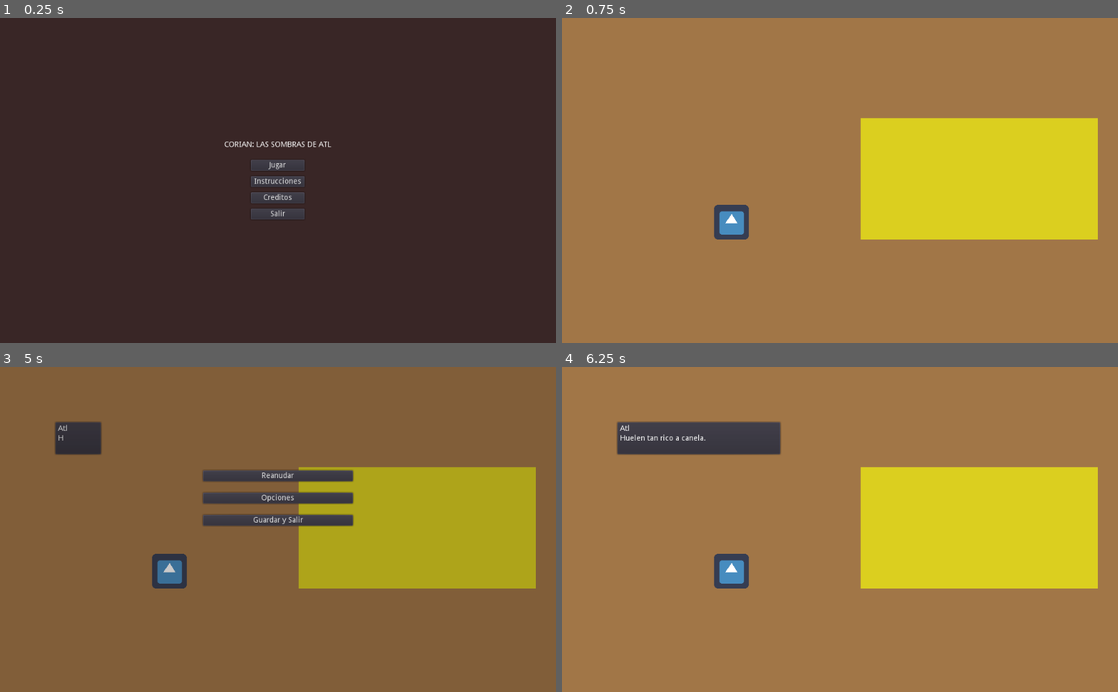
Above: before the commit, frames 1-4 (two rows, left to right).
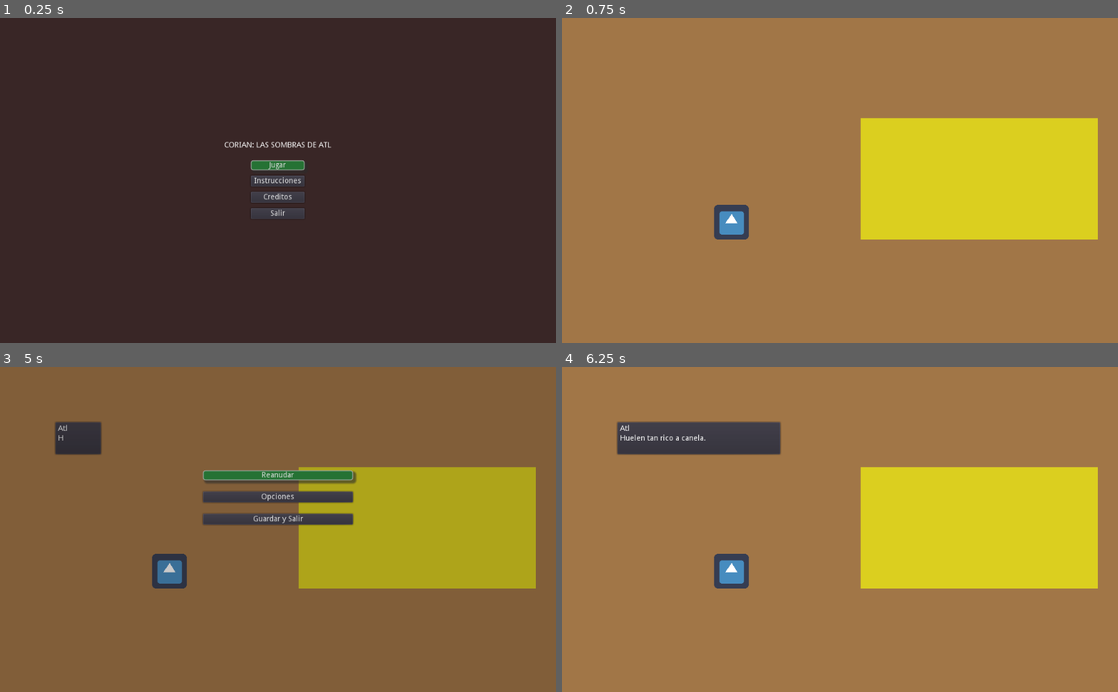
Above: after the commit, the same moments.

Repository: Riudux/Corian-Las-sombras-de-Atl
Game: Godot game, scene res://MenuInicio.tscn
Two runs of this game, one before a commit and one after it. Both use one fixed random seed, a clock stepped at 60 frames per second and the inputs below. The engine's default icon, where the game draws it, is replaced by a stand-in: a white triangle on a blue panel in a dark square.
Inputs (mouse positions are in pixels of both pictures, inside the frame that each line leads up to):
- Up to frame 1 (0.25 s): no input
- Up to frame 2 (0.75 s): click "Jugar" at 0.5 s
- Up to frame 3 (5 s): tap Enter at 1.25 s; move the mouse to (417, 529) at 1.27 s; click (417, 529) at 1.42 s; move the mouse to (166, 545) at 2.02 s; click (166, 545) at 2.17 s; move the mouse to (333, 458) at 2.77 s; click (333, 458) at 2.92 s; move the mouse to (250, 594) at 3.52 s; click (250, 594) at 3.67 s; move the mouse to (444, 578) at 4.27 s; click (444, 578) at 4.42 s; tap Escape (ui_cancel) at 4.9 s
- Up to frame 4 (6.25 s): click "Reanudar" at 5 s; move the mouse to (673, 480) at 5.77 s; click (673, 480) at 5.92 s

The runs differ from the first frame. In frame 1, 0.6% of the frame differs, in the area x 40-60%, y 38-62%; in frame 2, nothing differs; in frame 3, 1.8%, in the area x 36-65%, y 31-50%; in frame 4, nothing differs.

Commit message:
tema btn main
se le asigna un formato a los botones principales mediante tema_interfaz.tree
para poder modificarlo universalmente

Diff:
--- a/MenuInicio.tscn
+++ b/MenuInicio.tscn
@@ -1,6 +1,7 @@
-[gd_scene load_steps=2 format=2]
+[gd_scene load_steps=3 format=2]
 
 [ext_resource path="res://MenuInicio.gd" type="Script" id=1]
+[ext_resource path="res://ui/tema_interfaz.tres" type="Theme" id=2]
 
 [node name="MenuInicio" type="Control"]
 anchor_right = 1.0
@@ -23,9 +24,9 @@
 
 [node name="ContenidoCenter" type="VBoxContainer" parent="CanvasLayer/ContenedorPrincipal"]
 margin_left = 413.0
-margin_top = 227.0
+margin_top = 228.0
 margin_right = 610.0
-margin_bottom = 372.0
+margin_bottom = 371.0
 size_flags_horizontal = 4
 size_flags_vertical = 4
 size_flags_stretch_ratio = 0.0
@@ -46,32 +47,33 @@
 margin_left = 49.0
 margin_top = 35.0
 margin_right = 148.0
-margin_bottom = 145.0
+margin_bottom = 143.0
 size_flags_horizontal = 4
 custom_constants/separation = 10
 alignment = 1
 
 [node name="BtnJugar" type="Button" parent="CanvasLayer/ContenedorPrincipal/ContenidoCenter/BotonesContenedor"]
 margin_right = 99.0
-margin_bottom = 20.0
+margin_bottom = 18.0
+theme = ExtResource( 2 )
 text = "Jugar"
 
 [node name="BtnInstrucciones" type="Button" parent="CanvasLayer/ContenedorPrincipal/ContenidoCenter/BotonesContenedor"]
-margin_top = 30.0
+margin_top = 28.0
 margin_right = 99.0
-margin_bottom = 50.0
+margin_bottom = 48.0
 text = "Instrucciones"
 
 [node name="BtnCreditos" type="Button" parent="CanvasLayer/ContenedorPrincipal/ContenidoCenter/BotonesContenedor"]
-margin_top = 60.0
+margin_top = 58.0
 margin_right = 99.0
-margin_bottom = 80.0
+margin_bottom = 78.0
 text = "Creditos"
 
 [node name="BtnSalir" type="Button" parent="CanvasLayer/ContenedorPrincipal/ContenidoCenter/BotonesContenedor"]
-margin_top = 90.0
+margin_top = 88.0
 margin_right = 99.0
-margin_bottom = 110.0
+margin_bottom = 108.0
 text = "Salir"
 
 [node name="AudioStreamPlayer" type="AudioStreamPlayer" parent="."]
--- a/pausa.tscn
+++ b/pausa.tscn
@@ -1,6 +1,7 @@
-[gd_scene load_steps=2 format=2]
+[gd_scene load_steps=3 format=2]
 
 [ext_resource path="res://pausa.gd" type="Script" id=1]
+[ext_resource path="res://ui/tema_interfaz.tres" type="Theme" id=2]
 
 [node name="pausa" type="CanvasLayer"]
 pause_mode = 2
@@ -24,21 +25,22 @@
 
 [node name="btn_reanudar" type="Button" parent="VBoxContainer"]
 margin_right = 276.0
-margin_bottom = 20.0
+margin_bottom = 18.0
 rect_pivot_offset = Vector2( 256, 131 )
+theme = ExtResource( 2 )
 text = "Reanudar"
 
 [node name="btn_options" type="Button" parent="VBoxContainer"]
-margin_top = 41.0
+margin_top = 39.0
 margin_right = 276.0
-margin_bottom = 61.0
+margin_bottom = 59.0
 rect_pivot_offset = Vector2( 256, 131 )
 text = "Opciones"
 
 [node name="btn_exit" type="Button" parent="VBoxContainer"]
-margin_top = 82.0
+margin_top = 80.0
 margin_right = 276.0
-margin_bottom = 102.0
+margin_bottom = 100.0
 rect_pivot_offset = Vector2( 256, 131 )
 text = "Guardar y Salir"
 
--- /dev/null
+++ b/ui/tema_interfaz.tres
@@ -0,0 +1,41 @@
+[gd_resource type="Theme" load_steps=3 format=2]
+
+[sub_resource type="StyleBoxFlat" id=1]
+bg_color = Color( 0.188235, 0.552941, 0.294118, 1 )
+border_width_left = 4
+border_width_top = 4
+border_width_right = 4
+border_width_bottom = 4
+border_color = Color( 0.627451, 0.627451, 0.627451, 1 )
+border_blend = true
+corner_radius_top_left = 4
+corner_radius_top_right = 4
+corner_radius_bottom_right = 4
+corner_radius_bottom_left = 4
+shadow_size = 4
+shadow_offset = Vector2( 4, 4 )
+
+[sub_resource type="StyleBoxFlat" id=2]
+bg_color = Color( 0.145098, 0.447059, 0.203922, 1 )
+border_width_left = 2
+border_width_top = 2
+border_width_right = 2
+border_width_bottom = 2
+border_color = Color( 0.678431, 0.678431, 0.678431, 1 )
+border_blend = true
+corner_radius_top_left = 4
+corner_radius_top_right = 4
+corner_radius_bottom_right = 4
+corner_radius_bottom_left = 4
+shadow_color = Color( 0.168627, 0.168627, 0.168627, 0.6 )
+shadow_size = 4
+shadow_offset = Vector2( 4, 4 )
+
+[resource]
+Button/colors/font_color = Color( 0.878431, 0.878431, 0.878431, 1 )
+Button/colors/font_color_disabled = Color( 0.541176, 0.588235, 0.639216, 1 )
+Button/colors/font_color_focus = Color( 0.94, 0.94, 0.94, 1 )
+Button/colors/font_color_hover = Color( 0.94, 0.94, 0.94, 1 )
+Button/colors/font_color_pressed = Color( 1, 1, 1, 1 )
+Button/styles/hover = SubResource( 1 )
+Button/styles/normal = SubResource( 2 )
